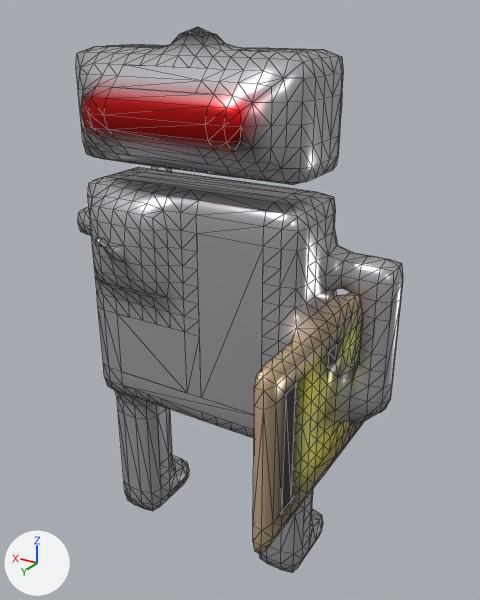
The glTF model glb/smooth/1-1000/801.glb, before and after one commit.
Camera for both pictures: a 50 mm lens placed at (-1.009, 1.554, 1.629), pointed at (-0.048, -0.049, 0.828). Every picture has the same lights, and +X, +Y and +Z are marked at lower left. Mesh edges are drawn as thin lines. Vertices at the same position are counted once.
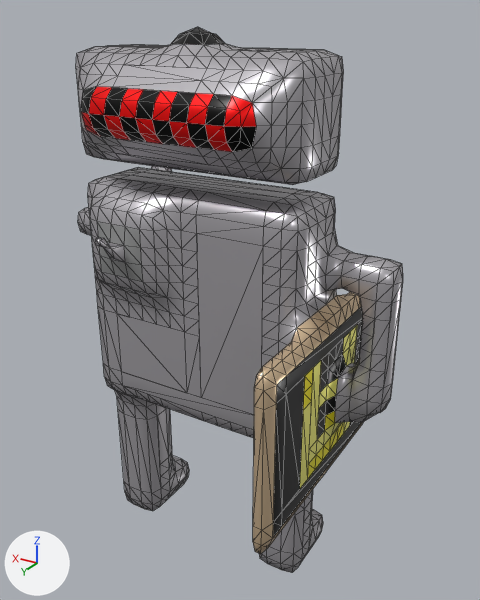
Where the change shows, as pixel boxes [x1, y1, x2, y2] in the pictures (480 x 600 px):
```json
{"part": 1, "of": "me_mesh_0", "change": "cut back", "before": [104, 87, 363, 526], "after": [104, 87, 363, 526]}
{"part": 2, "of": "me_mesh_0", "change": "built on", "before": [280, 250, 297, 289], "after": [280, 250, 297, 289]}
{"part": 3, "of": "me_mesh_0", "change": "recoloured", "before": [79, 33, 362, 538], "after": [79, 33, 362, 538]}
```

The change, as JSON lines over the scene's bpy script:
```json
{"block": "me_mesh_0", "where": "# used by ob_mesh_0; location = (0.0, 0.0, 0.0)"}
{"block": "me_mesh_0", "where": "# verts and faces of me_mesh_0; kept vertices keep their numbers, new ones are numbered from 1421"}
{"block": "me_mesh_0", "where": "# before: 442 (-0.34, 0.16, 1.0) at pixel (296, 288), 444 (-0.3, 0.17, 1.0) at pixel (280, 287), 447 (-0.34, 0.16, 1.1) at pixel (297, 250), 449 (-0.3, 0.17, 1.1) at pixel (281, 249), 582 (-0.3, 0.17, 1.05) at pixel (280, 268)"}
{"op": "remove", "block": "me_mesh_0", "code": "me_mesh_0.from_pydata(...)  # 1421 vertices, 2670 faces; spans x -0.55..0.55, y -0.43..0.41, z 0.0..1.6"}
{"op": "add", "block": "me_mesh_0", "code": "me_mesh_0.from_pydata(...)  # 1365 vertices, 2510 faces; spans x -0.55..0.55, y -0.43..0.41, z 0.0..1.6"}
{"block": "me_mesh_0", "change": "me_mesh_0 part 1"}
{"block": "me_mesh_0", "change": "82 vertices are removed from x -0.4..0.34, y -0.17..0.28, z 0.4..1.5"}
{"block": "me_mesh_0", "change": "289 faces are deleted"}
{"block": "me_mesh_0", "change": "1 vertex moves from x -0.15, y -0.08, z 0.8 to x -0.15, y -0.08, z 0.6"}
{"block": "me_mesh_0", "change": "3 vertices are added at (0.05, 0.26, 1.36), (0.05, 0.28, 1.4), (0.05, 0.26, 1.44)"}
{"block": "me_mesh_0", "change": "7 new vertices lie (-0.05, 0.0, 0.0) away from vertices in x -0.15..0.15, y -0.08..0.28, z 0.6..1.46"}
{"block": "me_mesh_0", "change": "5 new vertices lie (0.05, 0.0, 0.0) away from vertices in x -0.15..-0.1, y 0.24..0.28, z 1.34..1.46"}
{"block": "me_mesh_0", "change": "5 new vertices lie (0.05, 0.0, 0.0) away from vertices in x -0.1..-0.05, y 0.24..0.28, z 1.34..1.46"}
{"block": "me_mesh_0", "change": "5 new vertices lie (0.05, 0.0, 0.0) away from vertices in x -0.05..0.0, y 0.24..0.28, z 1.34..1.46"}
{"block": "me_mesh_0", "change": "127 new faces join them"}
{"block": "me_mesh_0", "change": "me_mesh_0 part 2"}
{"op": "add", "block": "me_mesh_0", "code": "delete_faces([(444, 447, 449), (442, 447, 444)])"}
{"op": "add", "block": "me_mesh_0", "code": "verts[1446] = (-0.34, 0.16, 1.05)  # pixel (296, 270)"}
{"op": "add", "block": "me_mesh_0", "code": "faces += [(444, 1446, 582), (442, 1446, 444), (447, 449, 582), (447, 582, 1446)]"}
{"block": "me_mesh_0", "change": "me_mesh_0 part 3: 703 kept faces spanning x -0.45..0.54, y -0.31..0.41, z 0.3..1.59 get new vertex colours"}
```
